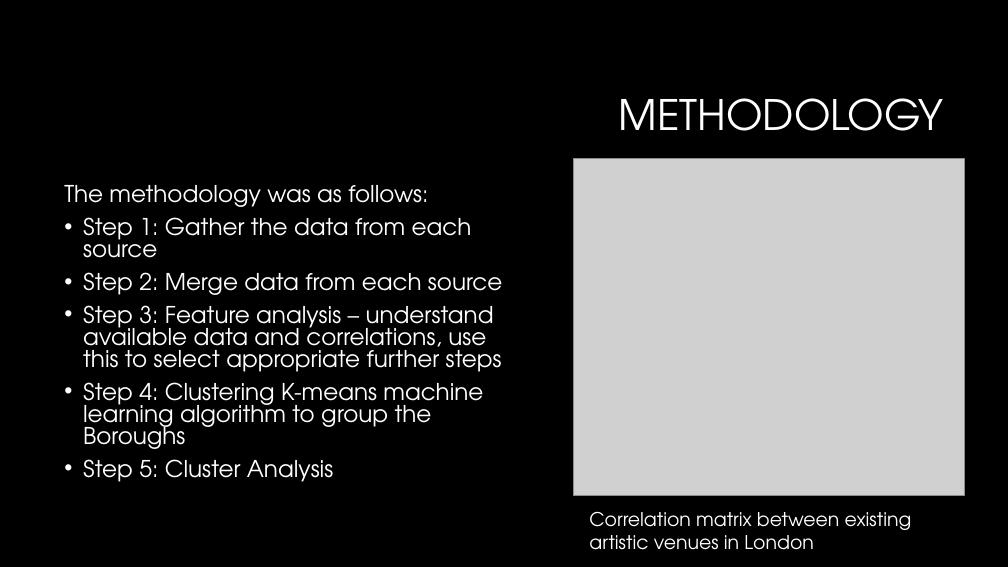
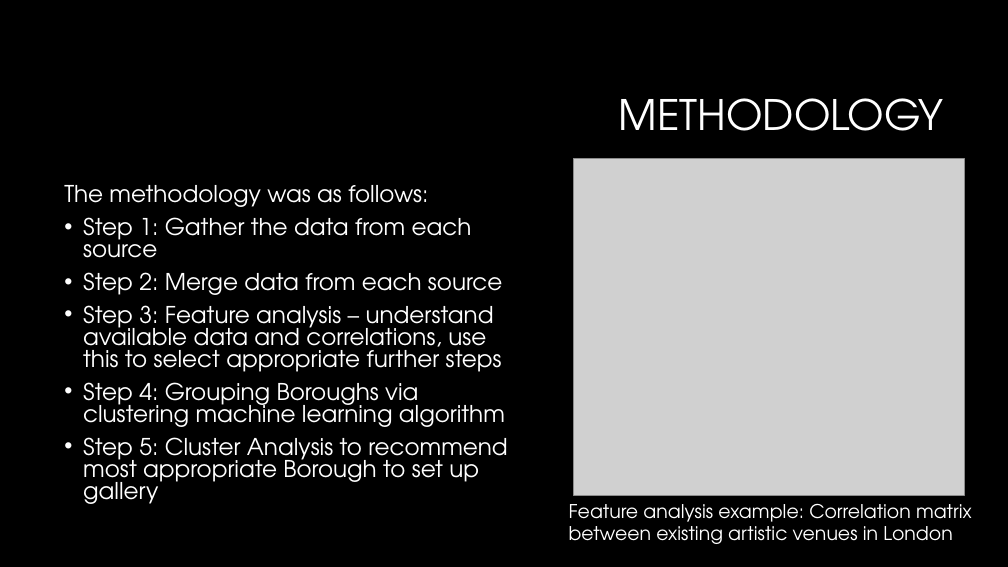
Before and after one commit to aliciadavies248/Coursera_Capstone, a slide deck: slide 4 of Painty studios ltd.pptx. Drawn at 1008x567 pixels with LibreOffice and Linux fonts; fonts in the diff are those of the drawing; grey boxes stand for pictures; background and template pictures are left out. Boxes give left, top, right and bottom in pixels: in the first picture for what was removed or moved away, otherwise in the second. Text is boxed around its words. In the diff, an @@ line names an element or a change of style, - is before the commit and + after.

```diff
--- a/Painty studios ltd.pptx
+++ b/Painty studios ltd.pptx
@@ text at (83, 382, 507, 504): text changed @@
-• Step 4: Clustering K-means machine learning algorithm to group the Boroughs
-• Step 5: Cluster Analysis
+• Step 4: Grouping Boroughs via clustering machine learning algorithm
+• Step 5: Cluster Analysis to recommend most appropriate Borough to set up gallery
@@ text at (569, 503, 972, 544): text changed @@
-Correlation matrix between existing artistic venues in London
+Feature analysis example: Correlation matrix between existing artistic venues in London
```
